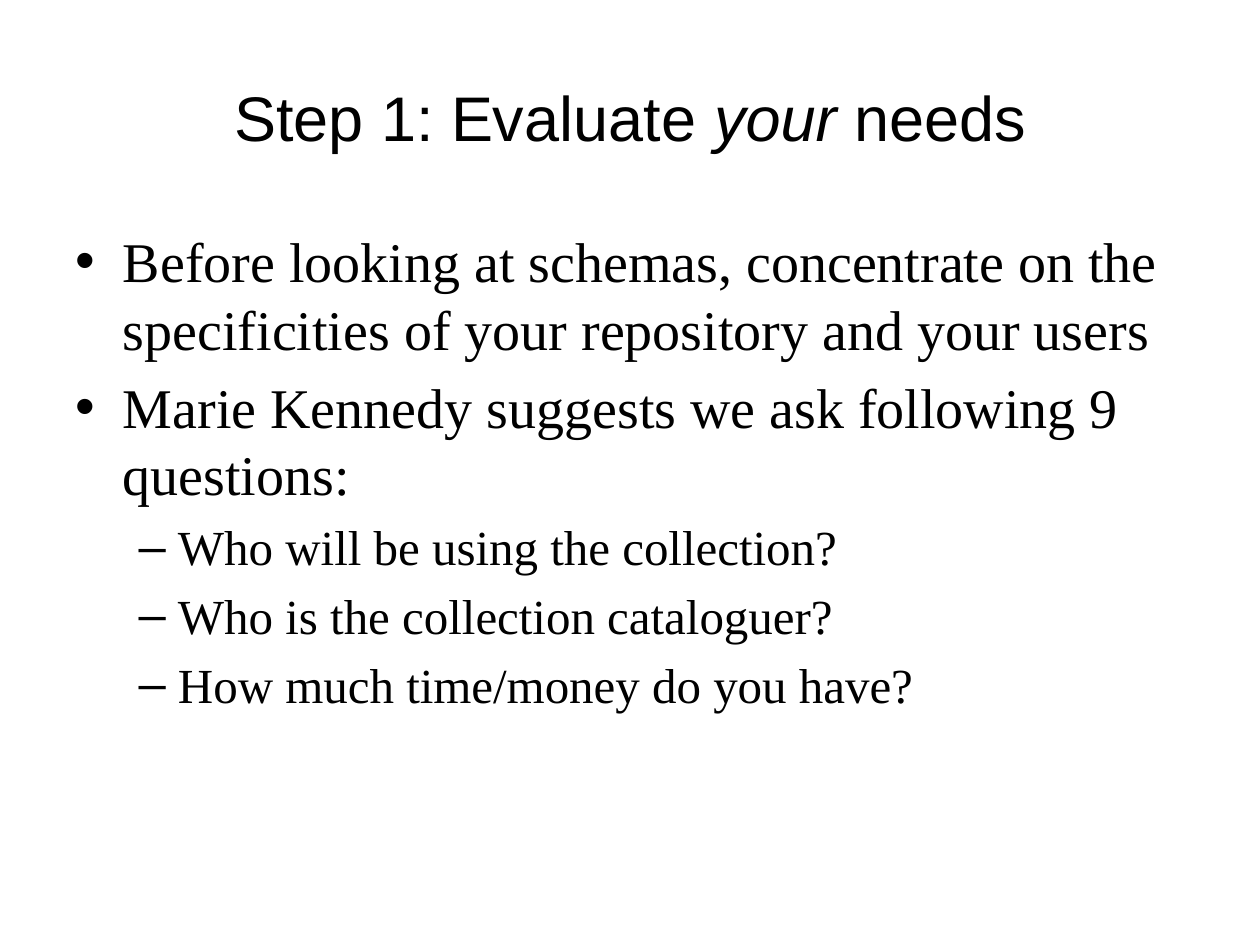
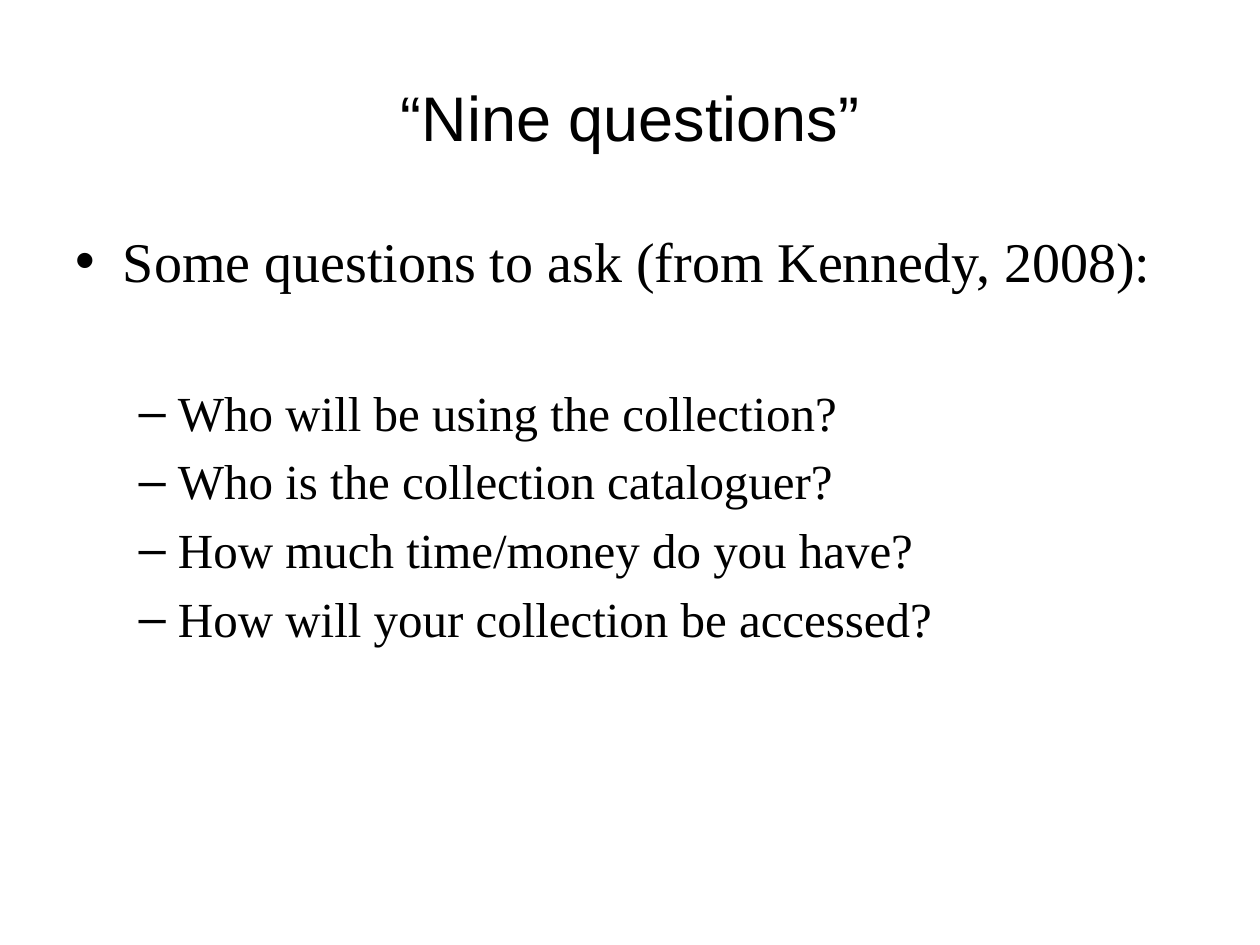
Before and after one commit to DataCurationWorkshop/HongKongCurationWorkshop, a slide deck: slide 5 of Day_2/Day_2_Lectures/Day_2_Lecture_Metadata2.pptx. Drawn at 1260x945 pixels with LibreOffice and Linux fonts; fonts in the diff are those of the drawing; background and template pictures are left out. Boxes give left, top, right and bottom in pixels: in the first picture for what was removed or moved away, otherwise in the second. Text is boxed around its words. In the diff, an @@ line names an element or a change of style, - is before the commit and + after.

```diff
--- a/Day_2/Day_2_Lectures/Day_2_Lecture_Metadata2.pptx
+++ b/Day_2/Day_2_Lectures/Day_2_Lecture_Metadata2.pptx
@@ title at (x1=401, y1=95, x2=860, y2=153): text changed @@
-Step 1: Evaluate your needs
+“Nine questions”
@@ text at (x1=123, y1=242, x2=1150, y2=293): text changed @@
-• Before looking at schemas, concentrate on the specificities of your repository and your users
-• Marie Kennedy suggests we ask following 9 questions:
+• Some questions to ask (from Kennedy, 2008):
@@ text at (x1=178, y1=603, x2=932, y2=647): paragraph added @@
+  – How will your collection be accessed?
```
Also in this commit, not shown: 6 other slides changed, 7 slides added, 4 slides removed.
